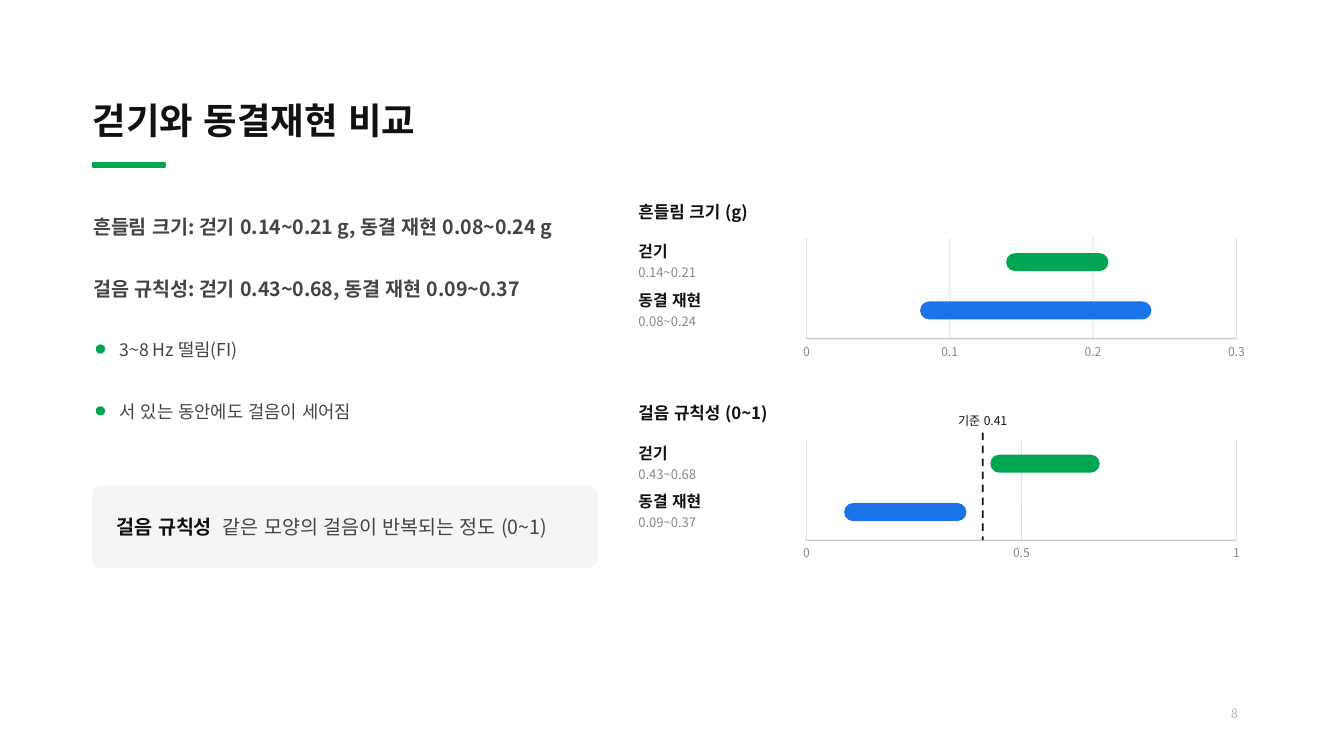
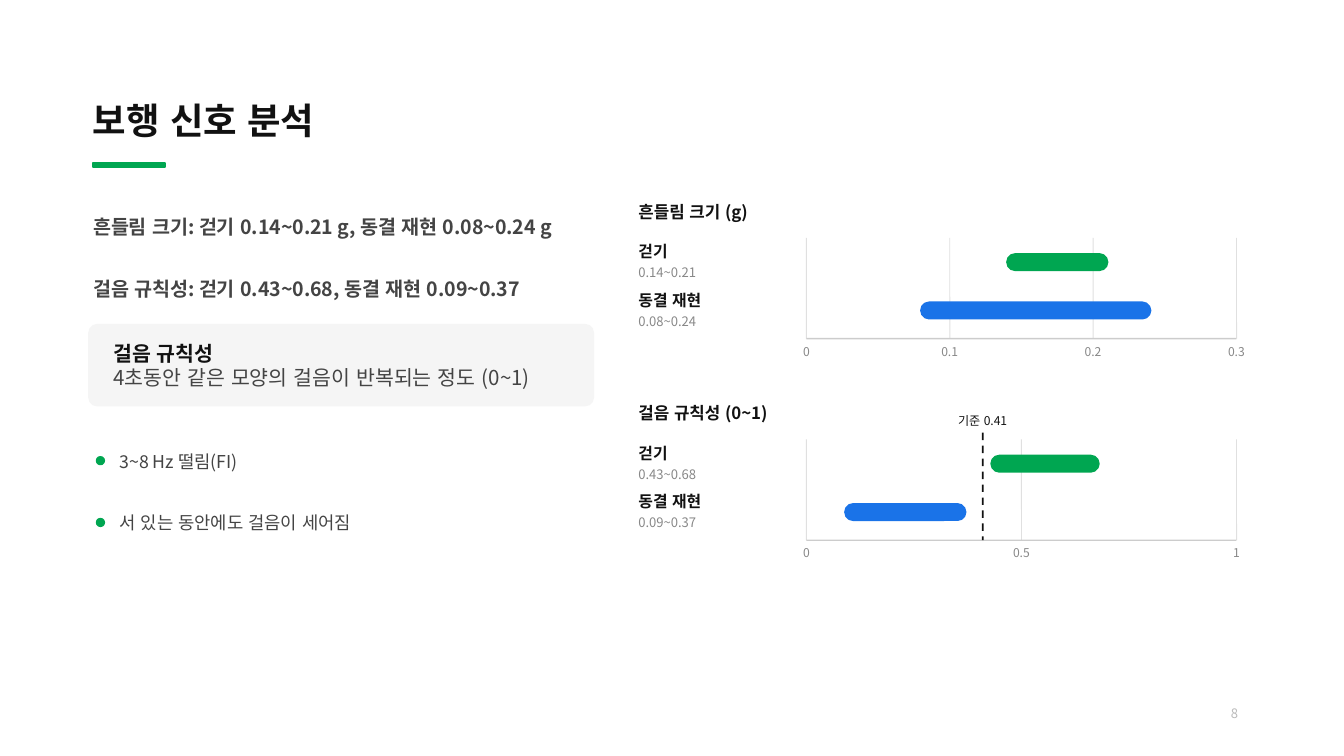
Before and after one commit to bell-ha/fog-cue, a slide deck: slide 8 of 2_중간발표/32203482이종하_개인맞춤형디바이스개발_중간발표.pptx. Drawn at 1344x756 pixels with LibreOffice and Linux fonts; fonts in the diff are those of the drawing. Boxes give left, top, right and bottom in pixels: in the first picture for what was removed or moved away, otherwise in the second. Text is boxed around its words. In the diff, an @@ line names an element or a change of style, - is before the commit and + after.

```diff
--- a/2_중간발표/32203482이종하_개인맞춤형디바이스개발_중간발표.pptx
+++ b/2_중간발표/32203482이종하_개인맞춤형디바이스개발_중간발표.pptx
@@ title at (x1=93, y1=103, x2=314, y2=138): text changed @@
-걷기와 동결재현 비교
+보행 신호 분석
@@ rounded rectangle moved from (x1=93, y1=487, x2=597, y2=567) to (x1=89, y1=325, x2=593, y2=406) @@
@@ text at (x1=113, y1=343, x2=530, y2=389): text changed; size 10.5 to 11 pt @@
-걸음 규칙성 같은 모양의 걸음이 반복되는 정도 (0~1)
+걸음 규칙성
+4초동안 같은 모양의 걸음이 반복되는 정도 (0~1)
@@ 2 texts, 2 ellipses moved together from (x1=97, y1=341, x2=351, y2=420) to (x1=97, y1=453, x2=351, y2=531) @@
```
Also in this commit, not shown: 10 other slides changed, 3 other files.
